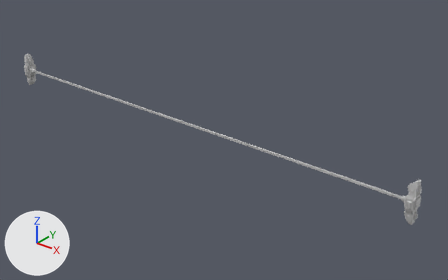
The FBX model TruthAboutAda/Assets/Models/MM_GPE_CreepHolderRail.fbx, before and after one commit.
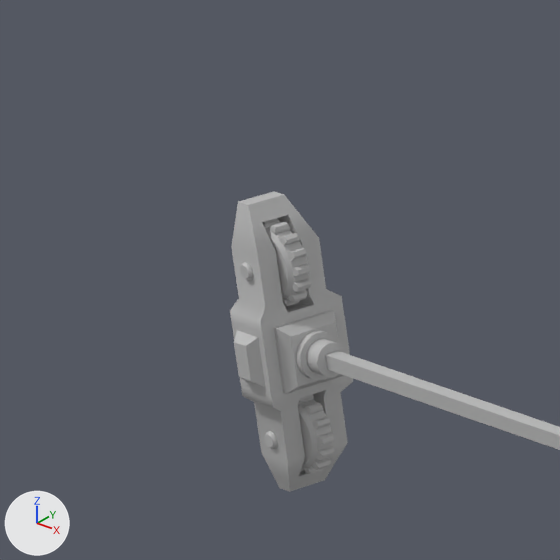
The first picture shows the older version from a 50 mm camera at (0.201, -0.214, 0.14) aimed at (0.021, 0.011, 0.0). The close-ups show both versions on the part from 0% to 13% of the width and 12% to 33% of the height of that picture; other places that the commit changed are outside them. Lighting does not change. The marker at lower left points along +X, +Y and +Z. Where no turn or scale is listed for an object, it has been applied to the vertices. Vertices at the same position are counted once.

The scene before the commit, as lines of its bpy script (objects in view):
```python
me_mesh_010 = bpy.data.meshes.new('Mesh.010')
me_mesh_010.from_pydata(...)  # 360 vertices, 360 faces; spans x -0.286..0.286, y -0.288..0.288, z -0.082..0.082
me_mesh_010.materials.append(mat_lambert1)  # grey #bcbcbc
me_mesh_014 = bpy.data.meshes.new('Mesh.014')
me_mesh_014.from_pydata(...)  # 128 vertices, 126 faces; spans x -0.1281..-0.1248, y 0.0068..0.0145, z -0.0004..0.0193
me_mesh_014.materials.append(mat_lambert1)  # grey #bcbcbc
me_mesh_015 = bpy.data.meshes.new('Mesh.015')
me_mesh_015.from_pydata(...)  # 12 vertices, 10 faces; spans x -0.12898..-0.12382, y 0.00842..0.0129, z 0.00722..0.01169
me_mesh_015.materials.append(mat_lambert1)  # grey #bcbcbc
ob_body_001 = bpy.data.objects.new('body.001', me_mesh_014)
ob_body_001.location = (0.0, -0.01066, -0.00052)
ob_cog_001 = bpy.data.objects.new('cog.001', me_mesh_010)
ob_cog_001.parent = ob_left
ob_cog_001.location = (-12.67, 1.519, -1.062)
ob_square_001 = bpy.data.objects.new('square.001', me_mesh_015)
ob_square_001.location = (0.0, -0.01066, -0.00052)
# also in view: 'cog2' at (-0.127, 0.0, 0.003); 'rail_object' at (0.0, 0.0, 0.009); 'railholder.001' at (-0.123, 0.0, 0.009); 'railholder2' at (-0.125, 0.0, 0.009)
```
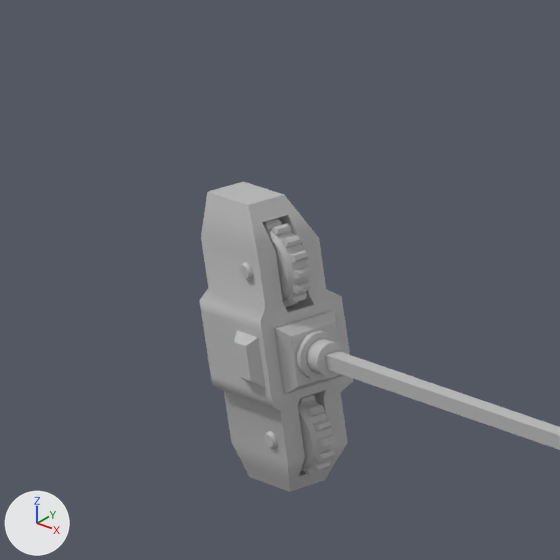
Changed parts and their boxes (x1, y1, x2, y2) in the close-ups (560 x 560 px; the box of a moved part takes in the faces that stretch with it):
'body.001', reshaped (25% wider): before (230, 191, 353, 492); after (199, 182, 353, 492)
'cog.001', turned: (262, 218, 311, 307) in both
part 1 of me_mesh_014, moved or reshaped: before (230, 191, 290, 492); after (199, 182, 290, 492)

The change, as a list of edits to the scene's bpy script:
```text
Change me_mesh_014:
    used by ob_body_001; location = (0.0, -0.01066, -0.00052)
    remove me_mesh_014.from_pydata(...)  # 128 vertices, 126 faces; spans x -0.1281..-0.1248, y 0.0068..0.0145, z -0.0004..0.0193
    add me_mesh_014.from_pydata(...)  # 130 vertices, 127 faces; spans x -0.1315..-0.1248, y 0.0068..0.0145, z -0.0004..0.0193
    me_mesh_014 part 1
    5 faces are deleted
    46 vertices in x -0.1281, y 0.0075..0.0138, z -0.0004..0.0193 move by (-0.0034, 0.0, 0.0)
    2 vertices are added at (-0.1315, 0.0138, 0.0117), (-0.1315, 0.0138, 0.0072)
    6 new faces join them
Change ob_cog_001:
    ob_cog_001.rotation_euler: (0.0, 0.0, 0.0) -> (0.0, 0.0, 2.031)  # degrees (0, 0, 0) -> degrees (0, 0, 116)
```
